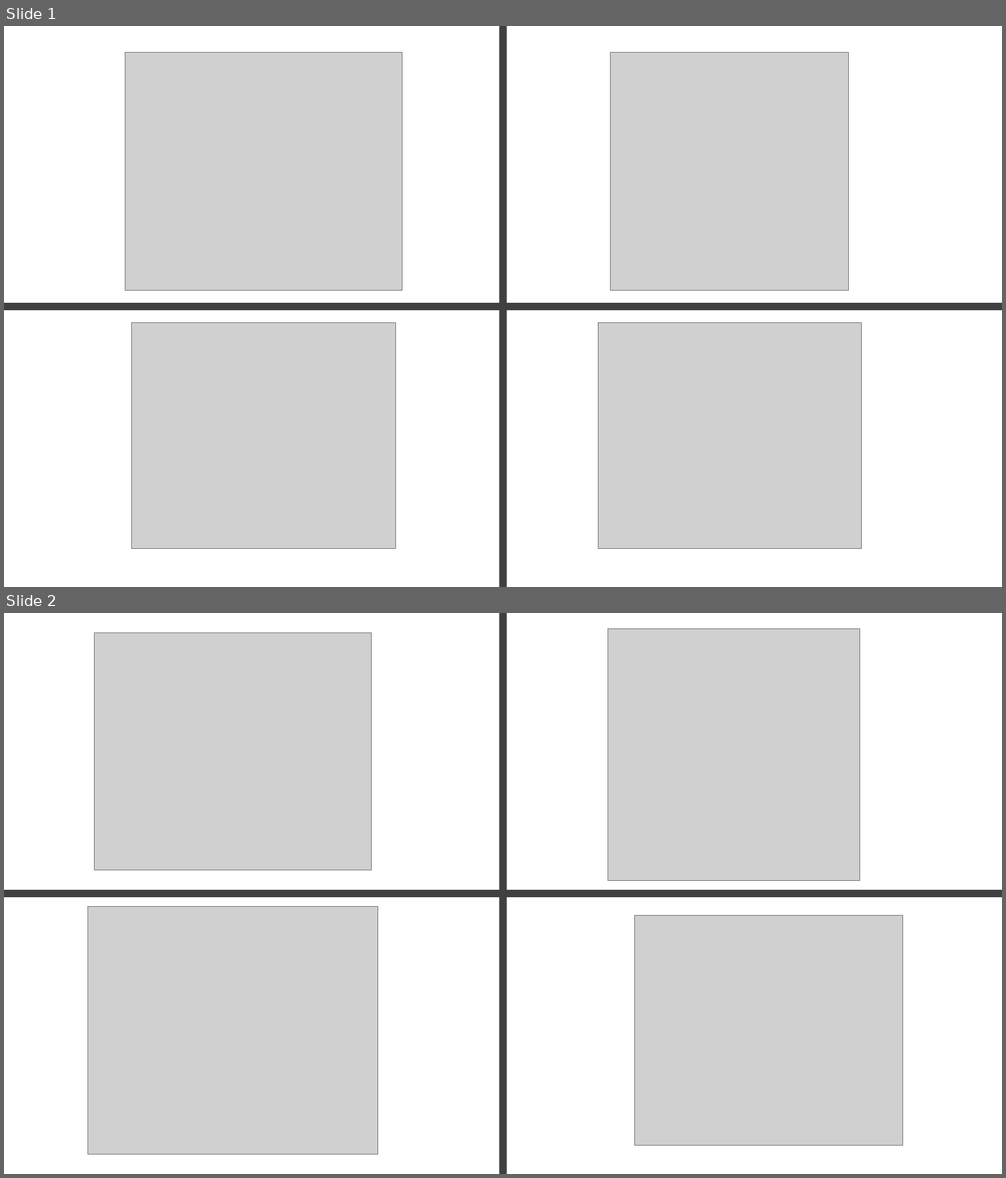
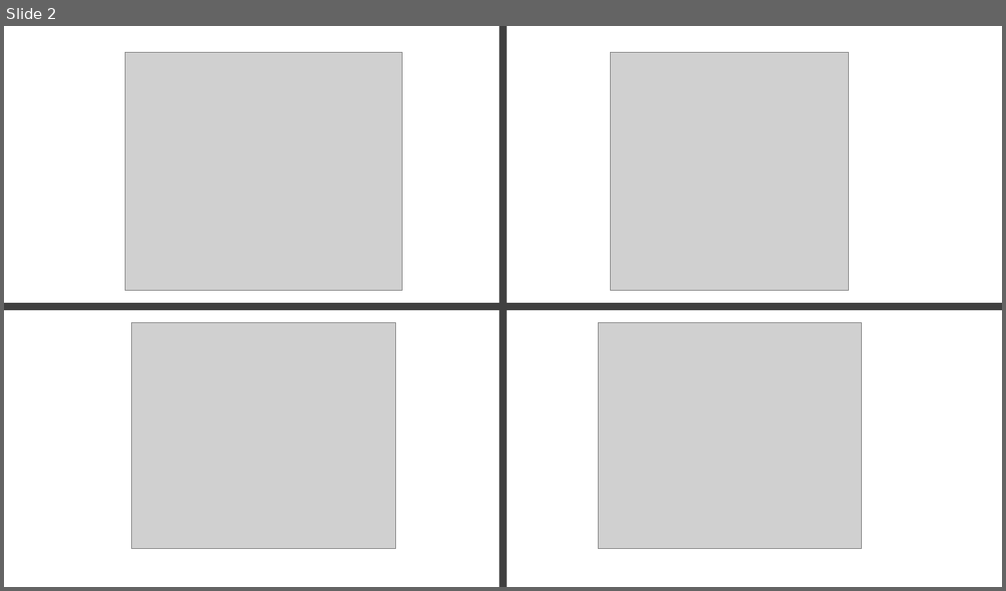
Before and after one commit to LielUziahu/Stylophora-pistillata-FPs, a slide deck: Output/Spats_plots.pptx. Shown one above the other, each under a label of ours: slides 1 and 2 before the commit, slide 2 after it. The pictures are 1006x1178 and 1006x591 pixels, drawn with LibreOffice and Linux fonts; fonts in the diff are those of the drawing; grey boxes stand for pictures. Boxes give left, top, right and bottom in pixels: in the first picture for what was removed or moved away, otherwise in the second. Text is boxed around its words. In the diff, an @@ line names an element or a change of style, - is before the commit and + after.

```diff
--- a/Output/Spats_plots.pptx
+++ b/Output/Spats_plots.pptx
@@ slide 2 removed at (4,613,1002,1174), background #FFFFFF @@
@@ picture removed at (95,633,372,871) @@
@@ rectangle removed at (500,613,507,1174) @@
@@ picture removed at (607,628,859,881) @@
@@ rectangle removed at (4,890,505,897) @@
@@ rectangle removed at (501,890,1002,897) @@
@@ picture removed at (88,906,377,1155) @@
@@ picture removed at (635,915,903,1145) @@
@@ what was slide 1 is now slide 2 @@
```
Also in this commit, not shown: 2 slides added, 1 other slide removed, 10 other files.
